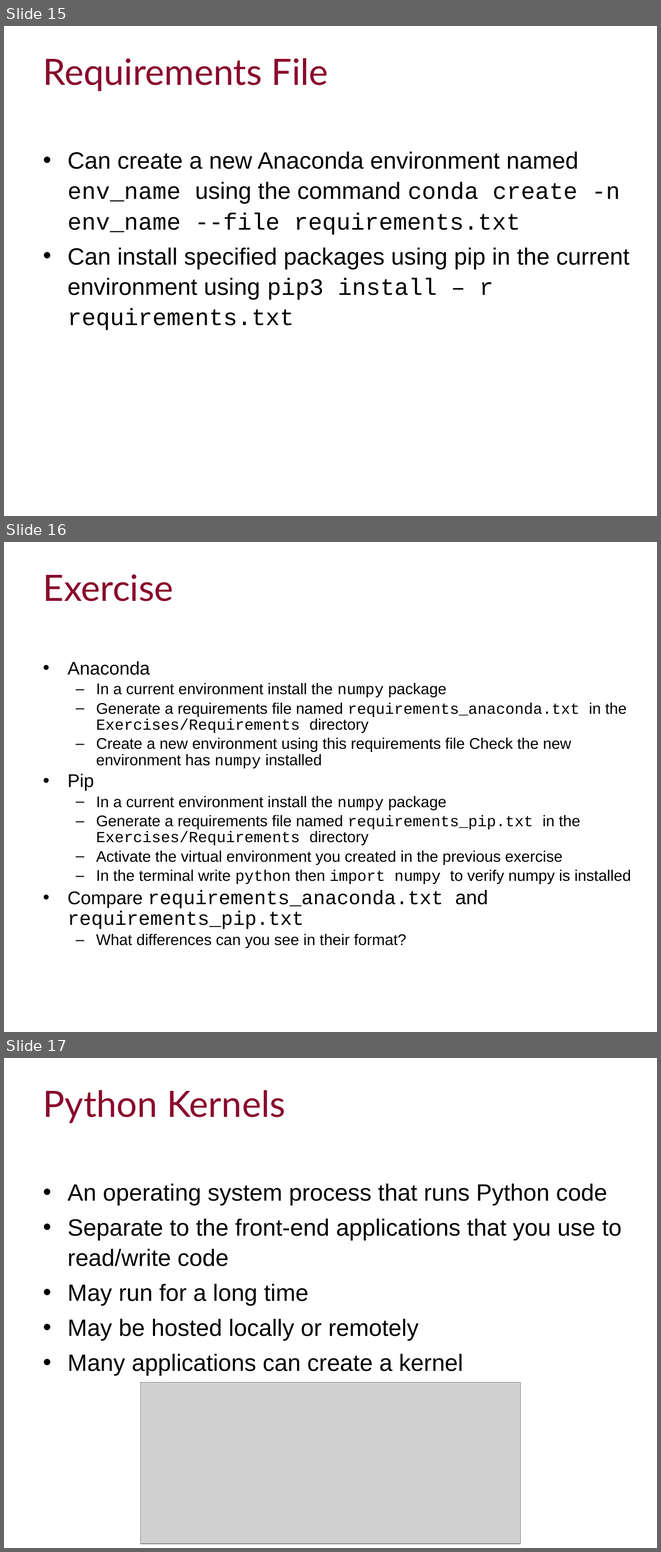
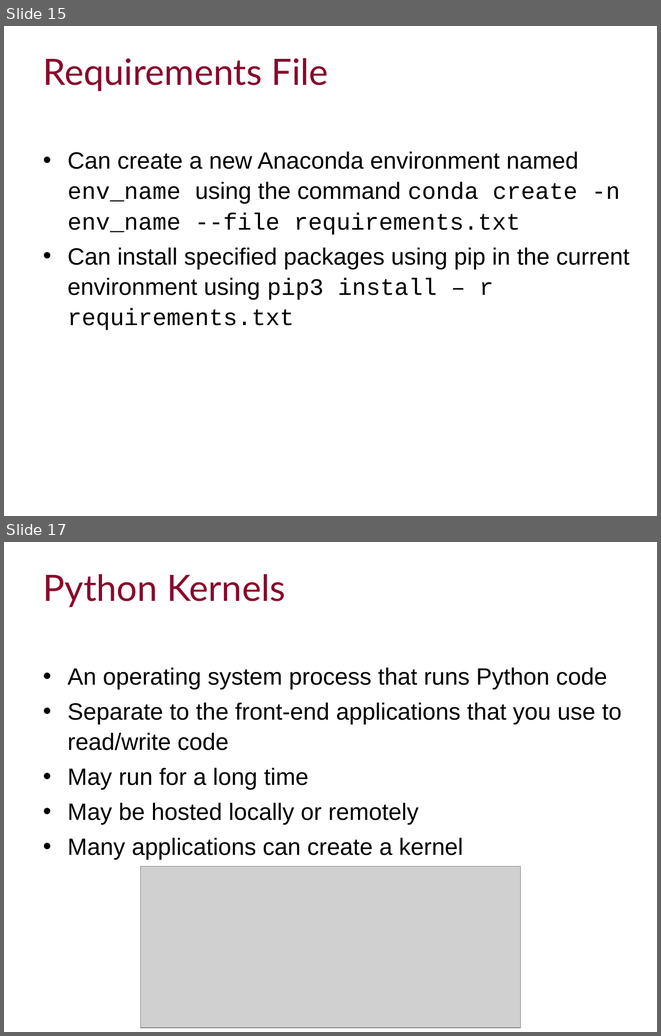
Before and after one commit to ImperialCollegeLondon/RCDS-managing-and-running-python-effectively, a slide deck: Managing and Running Python Effectively.pptx. Shown one above the other, each under a label of ours: slides 15, 16 and 17 before the commit, slides 15 and 17 after it; the slides between them are not shown. The pictures are 661x1552 and 661x1036 pixels, drawn with LibreOffice and Linux fonts; fonts in the diff are those of the drawing; grey boxes stand for pictures; background and template pictures are left out. Boxes give left, top, right and bottom in pixels: in the first picture for what was removed or moved away, otherwise in the second. Text is boxed around its words. In the diff, an @@ line names an element or a change of style, - is before the commit and + after.

Commit message:
Updated exercises to follow-along

```diff
--- a/Managing and Running Python Effectively.pptx
+++ b/Managing and Running Python Effectively.pptx
@@ slide 16 removed at (x1=4, y1=542, x2=657, y2=1032), background #FFFFFF @@
@@ title removed at (x1=43, y1=574, x2=174, y2=601) @@
-Exercise
@@ text removed at (x1=68, y1=661, x2=631, y2=947) @@
-• Anaconda
-  – In a current environment install the numpy package
-  – Generate a requirements file named requirements_anaconda.txt in the Exercises/Requirements directory
-  – Create a new environment using this requirements file Check the new environment has numpy installed
-• Pip
-  – In a current environment install the numpy package
-  – Generate a requirements file named requirements_pip.txt in the Exercises/Requirements directory
-  – Activate the virtual environment you created in the previous exercise
-  – In the terminal write python then import numpy to verify numpy is installed
-• Compare requirements_anaconda.txt and requirements_pip.txt
-  – What differences can you see in their format?
```
Also in this commit, not shown: 2 slides changed, 2 slides added, 1 other slide removed, 1 other file.
